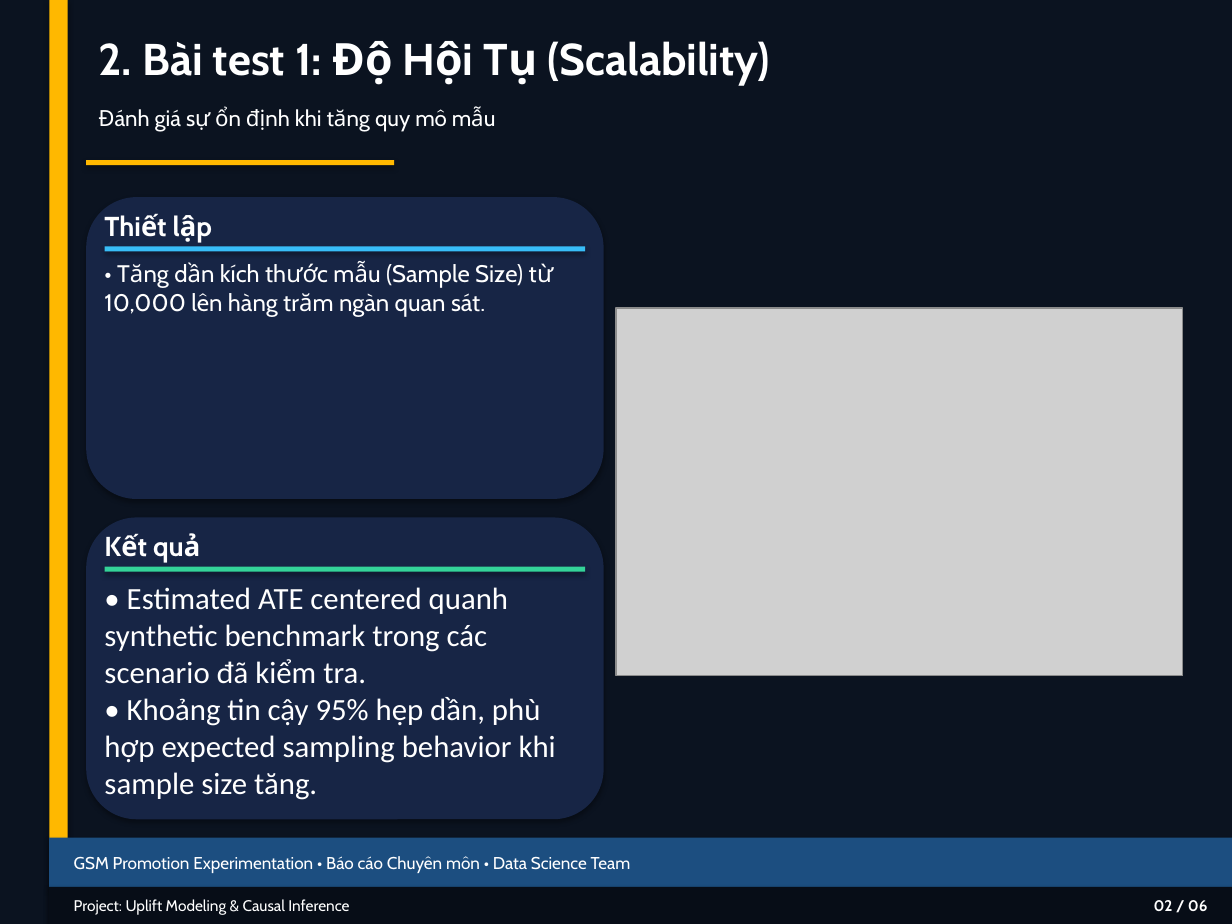
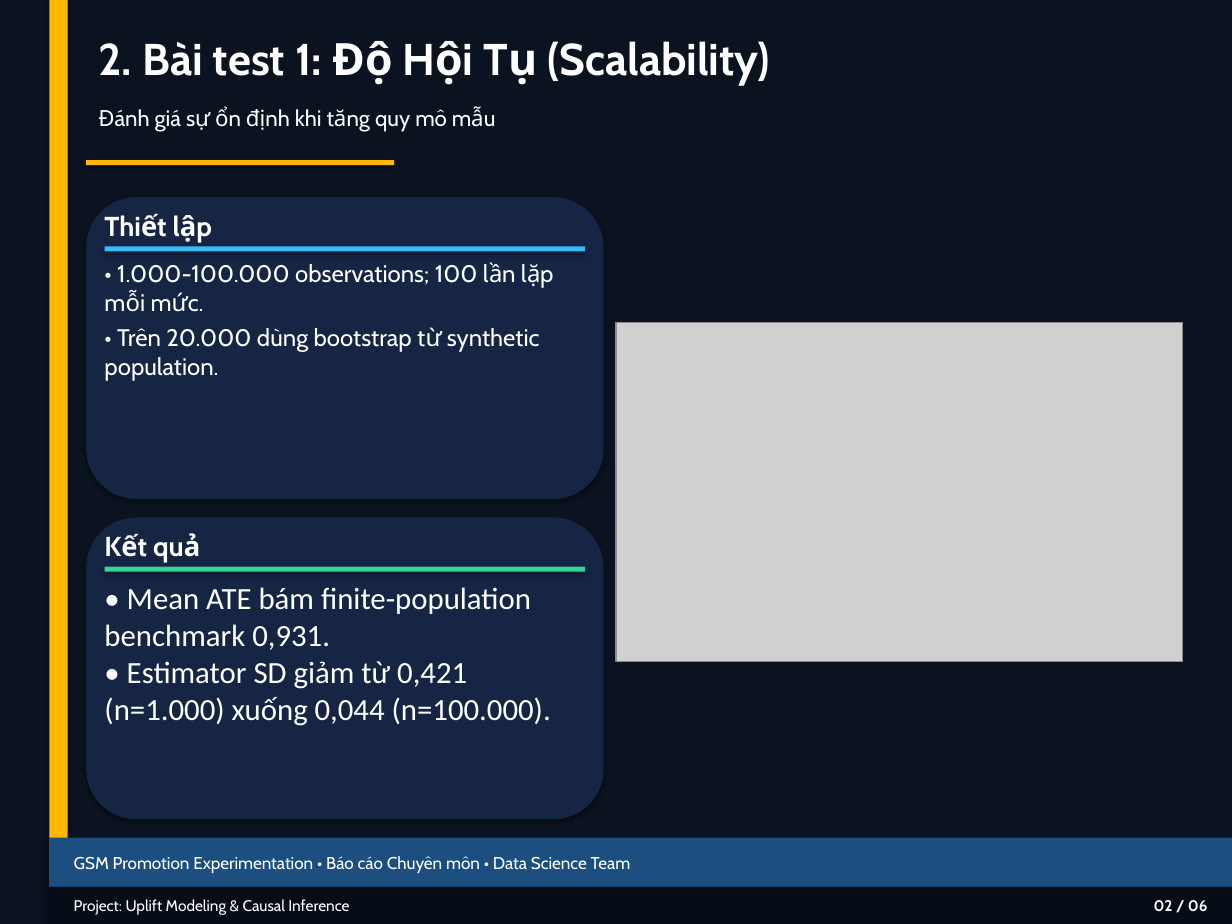
Before and after one commit to thaibuivan/GSM-promotion-experimentation, a slide deck: slide 3 of docs/Week6_Stress_Test_Summary.pptx. Drawn at 1232x924 pixels with LibreOffice and Linux fonts; fonts in the diff are those of the drawing; grey boxes stand for pictures. Boxes give left, top, right and bottom in pixels: in the first picture for what was removed or moved away, otherwise in the second. Text is boxed around its words. In the diff, an @@ line names an element or a change of style, - is before the commit and + after.

```diff
--- a/docs/Week6_Stress_Test_Summary.pptx
+++ b/docs/Week6_Stress_Test_Summary.pptx
@@ text at <box>104,264,540,381</box>: text changed @@
-• Tăng dần kích thước mẫu (Sample Size) từ 10,000 lên hàng trăm ngàn quan sát.
+• 1.000-100.000 observations; 100 lần lặp mỗi mức.
+• Trên 20.000 dùng bootstrap từ synthetic population.
@@ picture: place and size @@
-picture at <box>616,308,1183,676</box>
+picture at <box>616,323,1183,662</box>
@@ text at <box>104,587,551,726</box>: text changed @@
-• Estimated ATE centered quanh synthetic benchmark trong các scenario đã kiểm tra.
-• Khoảng tin cậy 95% hẹp dần, phù hợp expected sampling behavior khi sample size tăng.
+• Mean ATE bám finite-population benchmark 0,931.
+• Estimator SD giảm từ 0,421 (n=1.000) xuống 0,044 (n=100.000).
```
Also in this commit, not shown: 5 other slides changed, 5 other files.
